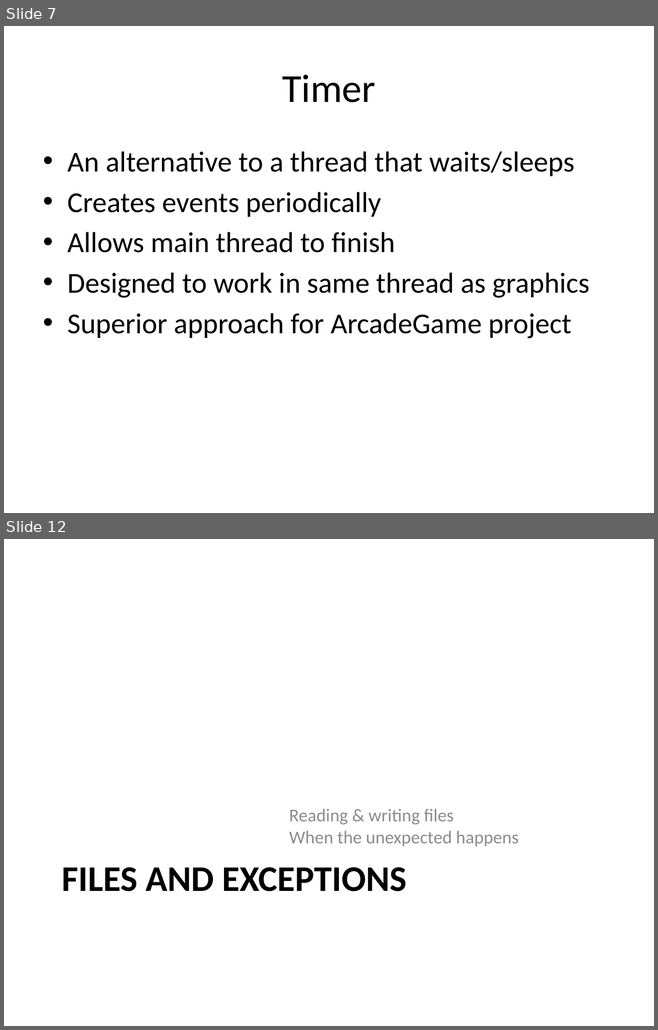
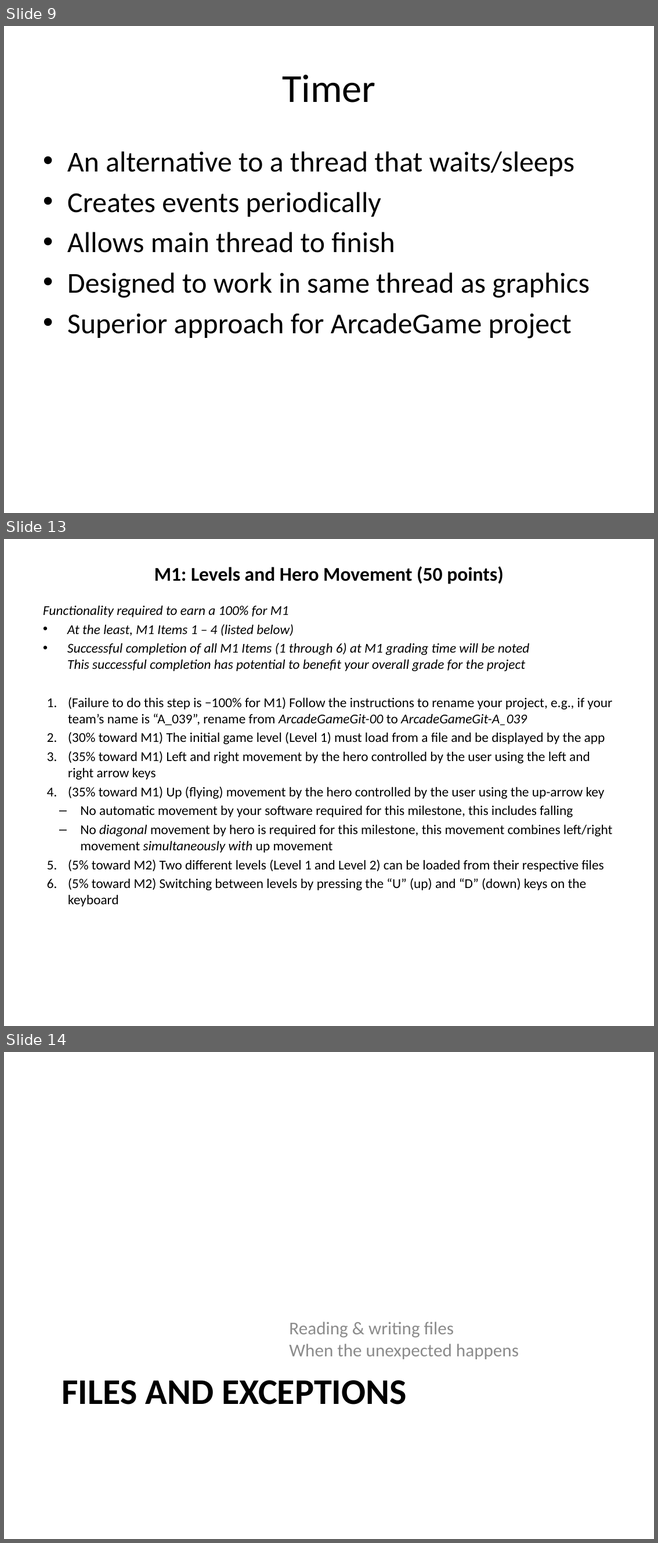
Before and after one commit to RHIT-CSSE/csse220, a slide deck: ClassMaterials/EventBasedGameLoop/Slides/EventBasedGameLoop.pptx. Shown one above the other, each under a label of ours: slides 7 and 12 before the commit, slides 9, 13 and 14 after it; the slides between them are not shown. The pictures are 658x1030 and 658x1543 pixels, drawn with LibreOffice and Linux fonts; fonts in the diff are those of the drawing. Boxes give left, top, right and bottom in pixels: in the first picture for what was removed or moved away, otherwise in the second. Text is boxed around its words. In the diff, an @@ line names an element or a change of style, - is before the commit and + after.

```diff
--- a/ClassMaterials/EventBasedGameLoop/Slides/EventBasedGameLoop.pptx
+++ b/ClassMaterials/EventBasedGameLoop/Slides/EventBasedGameLoop.pptx
@@ slide 13 added at bbox=[4, 539, 654, 1026], background #FFFFFF @@
@@ title added at bbox=[154, 566, 503, 584], 21.6 pt, text #000000, bold @@
+M1: Levels and Hero Movement (50 points)
@@ text added at bbox=[43, 605, 612, 907], 15 pt, text #000000 @@
+Functionality required to earn a 100% for M1
+• At the least, M1 Items 1 – 4 (listed below)
+• Successful completion of all M1 Items (1 through 6) at M1 grading time will be noted
+  This successful completion has potential to benefit your overall grade for the project
+1. (Failure to do this step is −100% for M1) Follow the instructions to rename your project, e.g., if your team’s name is “A_039”, rename from ArcadeGameGit-00 to ArcadeGameGit-A_039
+2. (30% toward M1) The initial game level (Level 1) must load from a file and be displayed by the app
+3. (35% toward M1) Left and right movement by the hero controlled by the user using the left and right arrow keys
+4. (35% toward M1) Up (flying) movement by the hero controlled by the user using the up-arrow key
+  – No automatic movement by your software required for this milestone, this includes falling
+  – No diagonal movement by hero is required for this milestone, this movement combines left/right movement simultaneously with up movement
+5. (5% toward M2) Two different levels (Level 1 and Level 2) can be loaded from their respective files
+6. (5% toward M2) Switching between levels by pressing the “U” (up) and “D” (down) keys on the keyboard
@@ what was slide 7 is now slide 9 @@
@@ what was slide 12 is now slide 14 @@
```
Also in this commit, not shown: 3 slides changed, 4 other slides added, 3 slides removed.
